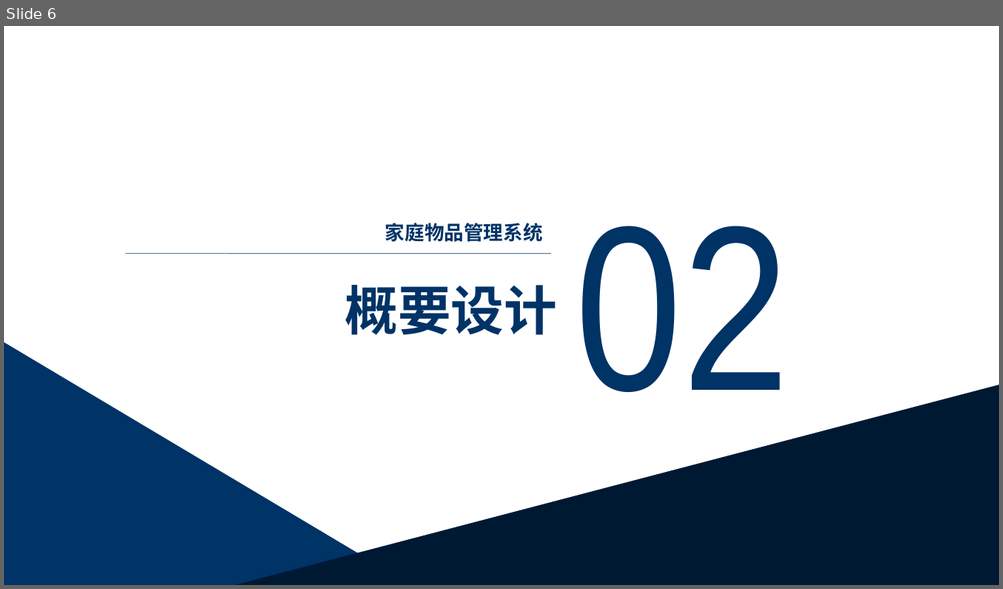
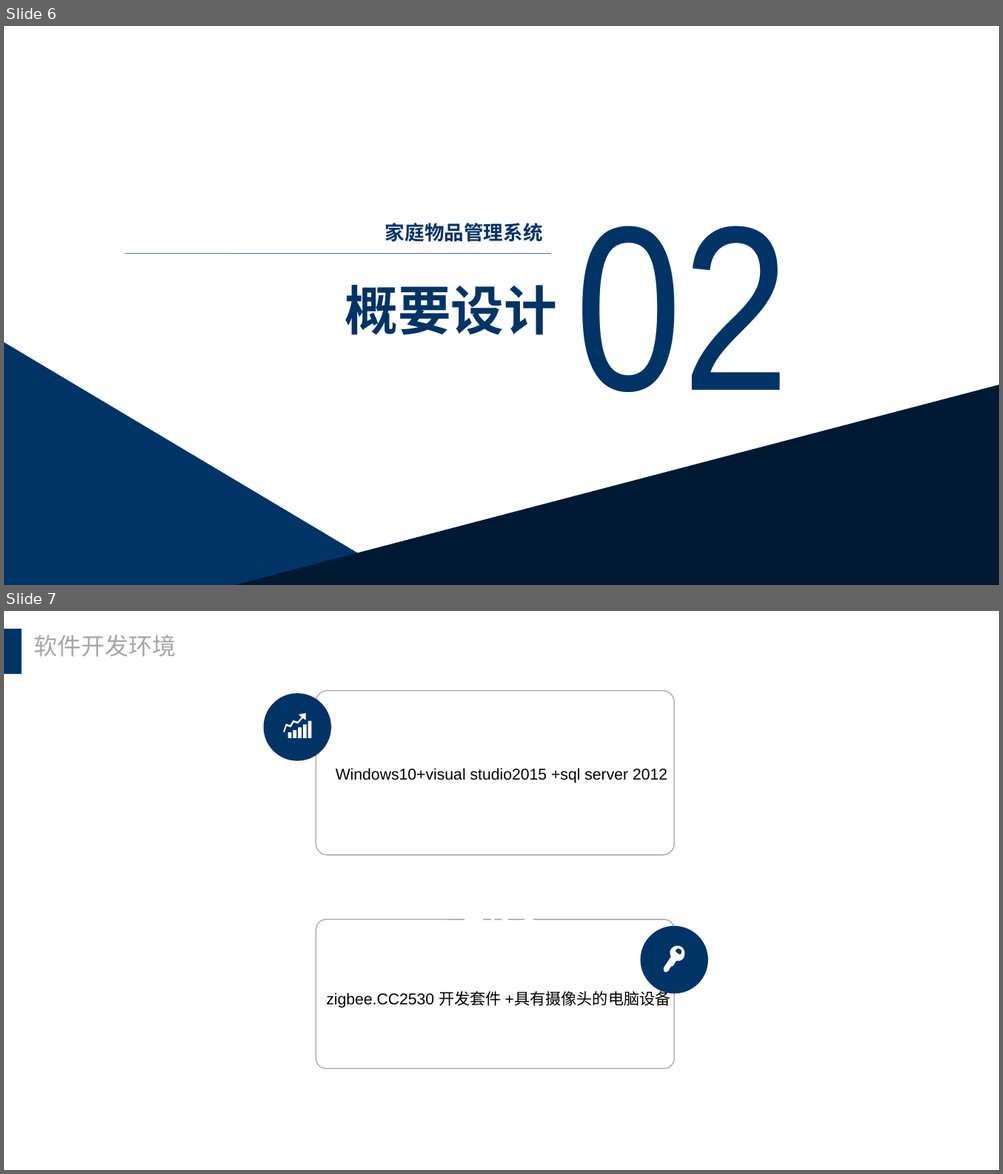
Before and after one commit to winter-jin/Household-Goods-Management-System, a slide deck: 汇报材料/8-31/8-31.pptx. Shown one above the other, each under a label of ours: slide 6 before the commit, slides 6 and 7 after it. The pictures are 1003x589 and 1003x1174 pixels, drawn with LibreOffice and Linux fonts; fonts in the diff are those of the drawing. Boxes give left, top, right and bottom in pixels: in the first picture for what was removed or moved away, otherwise in the second. Text is boxed around its words. In the diff, an @@ line names an element or a change of style, - is before the commit and + after.

```diff
--- a/汇报材料/8-31/8-31.pptx
+++ b/汇报材料/8-31/8-31.pptx
@@ slide 7 added at (4, 611, 999, 1170), background #FFFFFF @@
@@ rectangle added at (4, 629, 22, 674), fill #003366 @@
@@ text added at (34, 635, 176, 657), 24 pt, text #A6A6A6 @@
+软件开发环境
@@ freeform shape added at (264, 693, 332, 761), fill #003366 @@
@@ rounded rectangle added at (316, 691, 674, 855), outline #A6AAA9 1 pt @@
@@ freeform shape added at (283, 713, 311, 738), fill #FFFFFF @@
@@ text added at (336, 768, 667, 783), 16 pt, text #000000 @@
+Windows10+visual studio2015 +sql server 2012
@@ text added at (460, 852, 542, 920), 28 pt, text #FFFFFF, bold @@
+点击请替换文字内容
@@ rounded rectangle added at (316, 920, 674, 1068), outline #A6AAA9 1 pt @@
@@ freeform shape added at (640, 926, 708, 994), fill #003366 @@
@@ freeform shape added at (663, 945, 685, 972), fill #FFFFFF @@
@@ freeform shape added at (807, 964, 835, 994), fill #FFFFFF @@
@@ text added at (326, 991, 671, 1008), 16 pt, text #000000 @@
+zigbee.CC2530 开发套件 +具有摄像头的电脑设备
```
Also in this commit, not shown: 1 slide changed, 3 other files.
